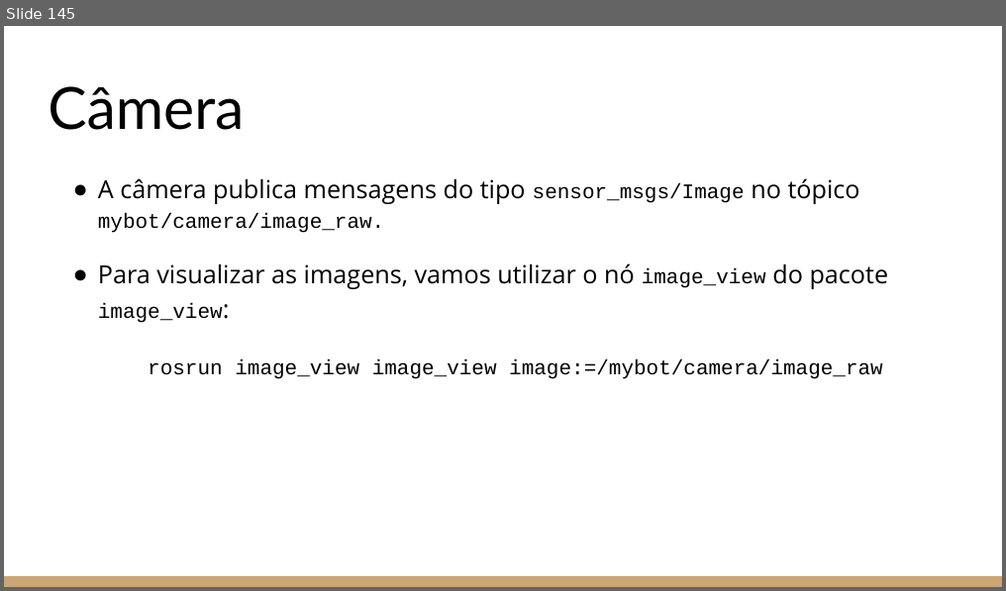
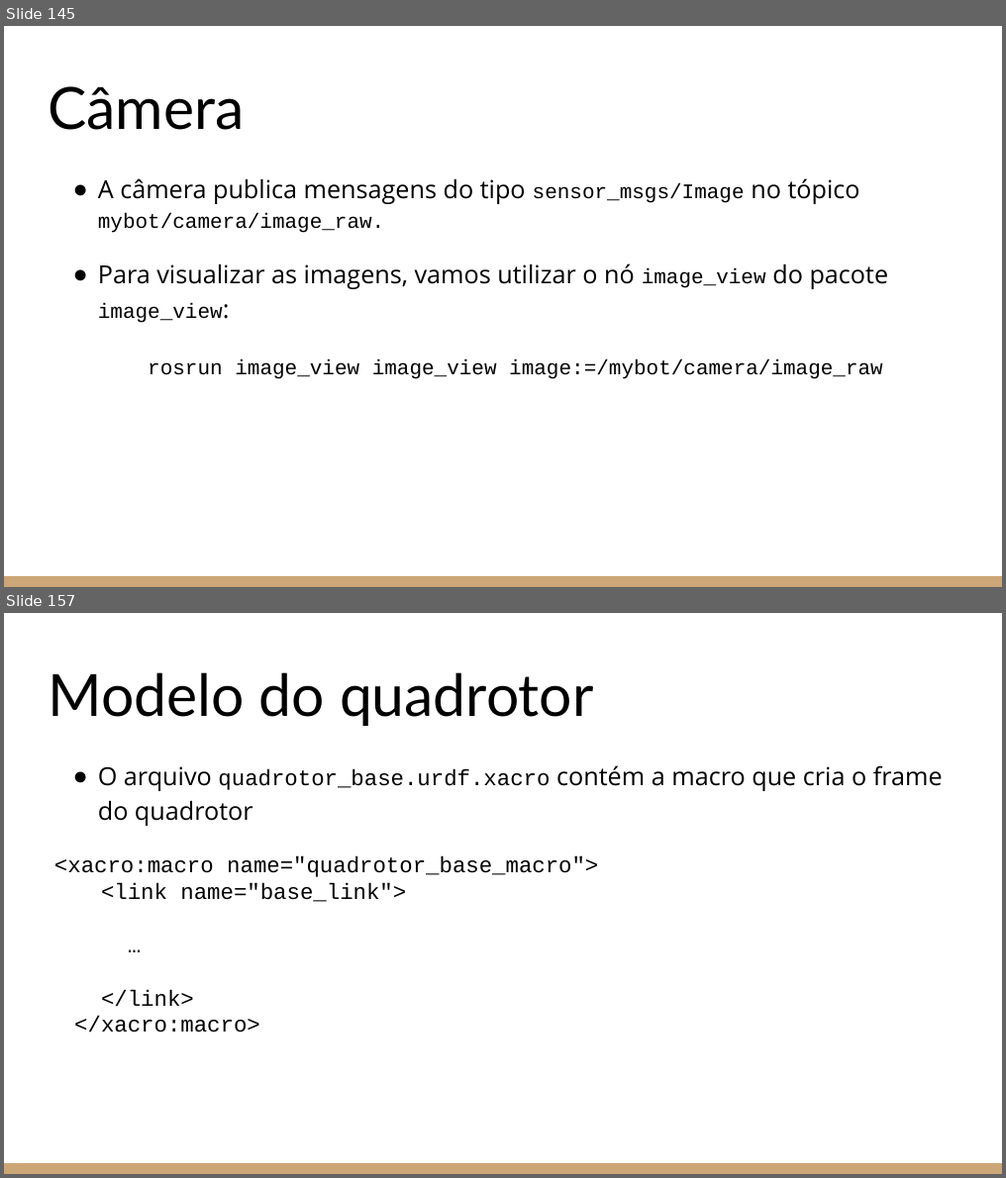
Before and after one commit to Leledj/ros_e_gazebo, a slide deck: Introdução ao ROS e ao Gazebo.pptx. Shown one above the other, each under a label of ours: slide 145 before the commit, slides 145 and 157 after it; the slides between them are not shown. The pictures are 1006x591 and 1006x1178 pixels, drawn with LibreOffice and Linux fonts; fonts in the diff are those of the drawing. Boxes give left, top, right and bottom in pixels: in the first picture for what was removed or moved away, otherwise in the second. Text is boxed around its words. In the diff, an @@ line names an element or a change of style, - is before the commit and + after.

```diff
--- a/Introdução ao ROS e ao Gazebo.pptx
+++ b/Introdução ao ROS e ao Gazebo.pptx
@@ slide 157 added at (x1=4, y1=613, x2=1002, y2=1174), background #FFFFFF; not listed: 1 template element that a slide beside it also shows @@
@@ title added at (x1=48, y1=672, x2=594, y2=726), 42 pt, text #000000 @@
+Modelo do quadrotor
@@ text added at (x1=54, y1=765, x2=943, y2=1033), 16 pt, text #000000 @@
+● O arquivo quadrotor_base.urdf.xacro contém a macro que cria o frame do quadrotor
+<xacro:macro name="quadrotor_base_macro">
+<link name="base_link">
+…
+</link>
+</xacro:macro>
```
Also in this commit, not shown: 48 other slides added, 2 other files.
